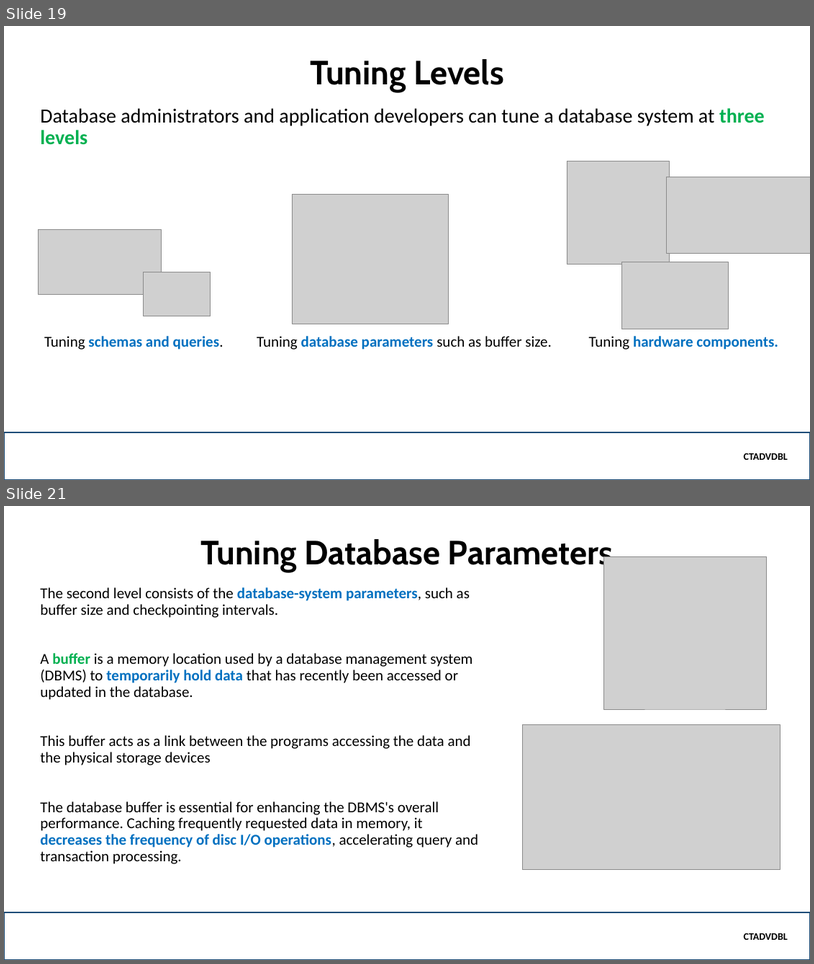
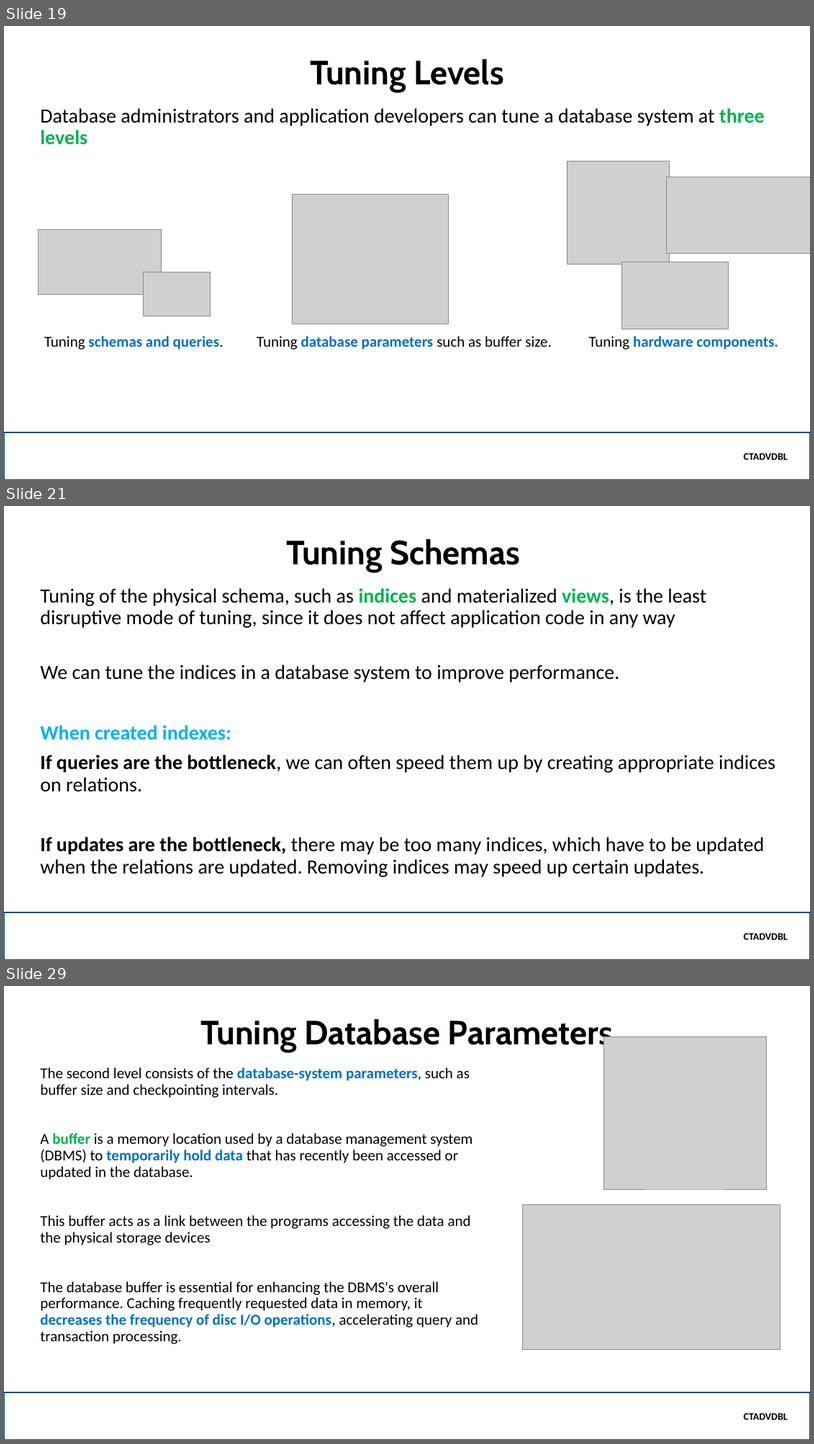
Before and after one commit to robitussin/CTADVDBL, a slide deck: Part 8 - Advanced Topics/powerpoint/Database Performance Tuning.pptx. Shown one above the other, each under a label of ours: slides 19 and 21 before the commit, slides 19, 21 and 29 after it; the slides between them are not shown. The pictures are 814x964 and 814x1444 pixels, drawn with LibreOffice and Linux fonts; fonts in the diff are those of the drawing; grey boxes stand for pictures; background and template pictures are left out. Boxes give left, top, right and bottom in pixels: in the first picture for what was removed or moved away, otherwise in the second. Text is boxed around its words. In the diff, an @@ line names an element or a change of style, - is before the commit and + after.

```diff
--- a/Part 8 - Advanced Topics/powerpoint/Database Performance Tuning.pptx
+++ b/Part 8 - Advanced Topics/powerpoint/Database Performance Tuning.pptx
@@ slide 21 added at <box>4,506,810,960</box>, background picture (left out) @@
@@ title added at <box>286,539,520,573</box>, 40 pt, text #000000, bold @@
+Tuning Schemas
@@ subtitle added at <box>40,588,776,877</box>, 24 pt, text #000000 @@
+Tuning of the physical schema, such as indices and materialized views, is the least
+disruptive mode of tuning, since it does not affect application code in any way
+We can tune the indices in a database system to improve performance.
+When created indexes:
+If queries are the bottleneck, we can often speed them up by creating appropriate indices on relations.
+If updates are the bottleneck, there may be too many indices, which have to be updated
+when the relations are updated. Removing indices may speed up certain updates.
@@ rectangle added at <box>4,912,810,960</box>, outline #1F4E79 2.25 pt, 12 pt, text #000000, bold @@
+CTADVDBL
@@ what was slide 21 is now slide 29 @@
```
Also in this commit, not shown: 1 slide changed, 7 other slides added.
